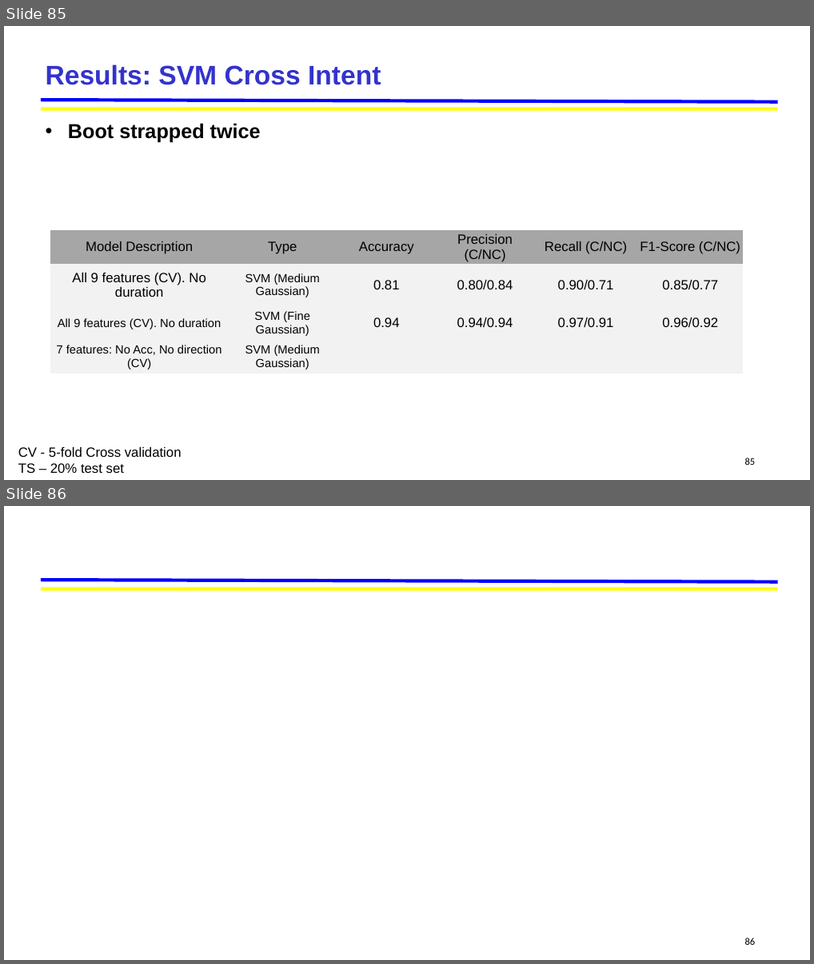
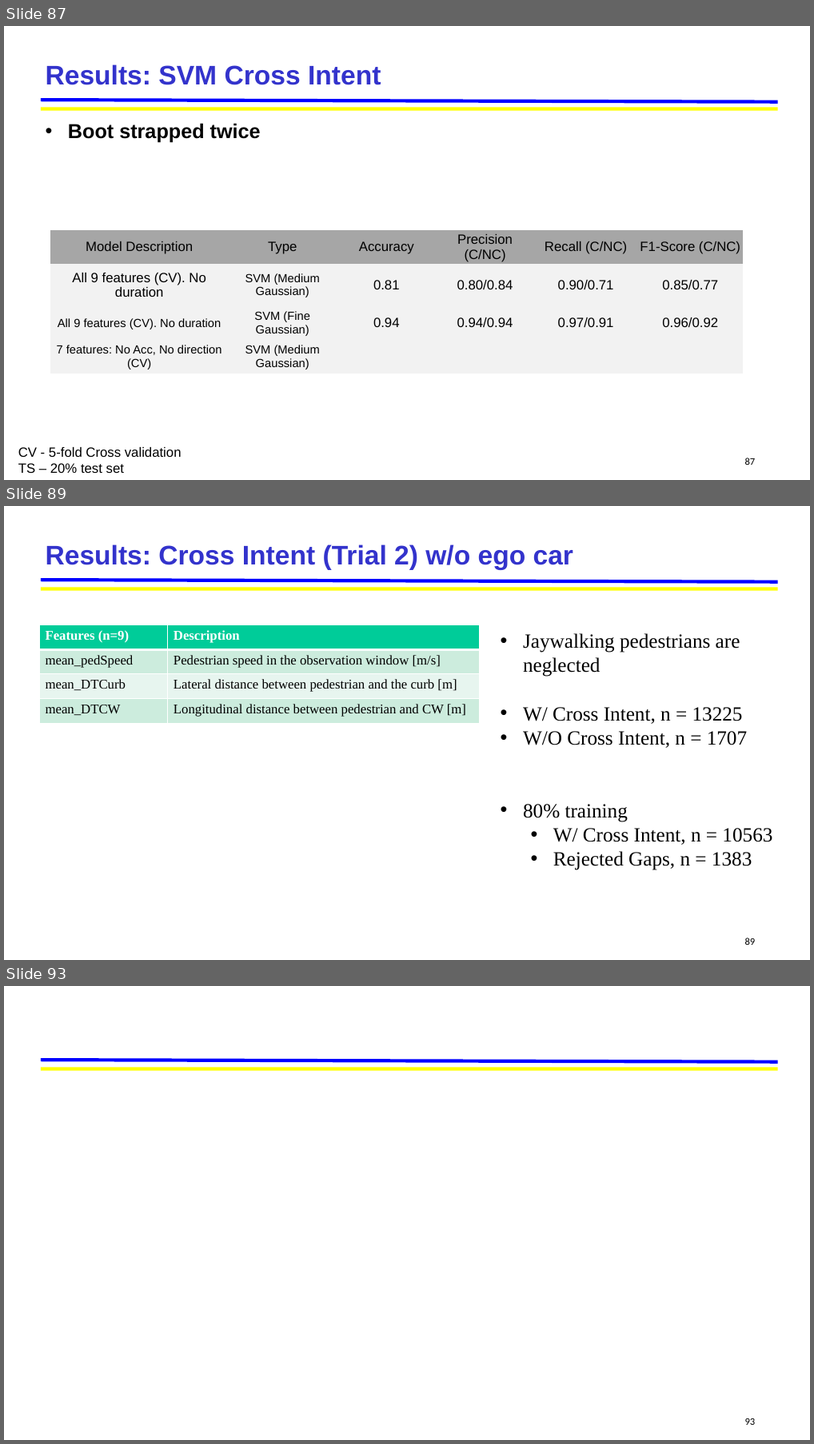
Before and after one commit to jskumaar/pedestrianHybridModel, a slide deck: Pedestrian_Hybrid_Model [Autosaved].pptx. Shown one above the other, each under a label of ours: slides 85 and 86 before the commit, slides 87, 89 and 93 after it; the slides between them are not shown. The pictures are 814x964 and 814x1444 pixels, drawn with LibreOffice and Linux fonts; fonts in the diff are those of the drawing; background and template pictures are left out. Boxes give left, top, right and bottom in pixels: in the first picture for what was removed or moved away, otherwise in the second. Text is boxed around its words. In the diff, an @@ line names an element or a change of style, - is before the commit and + after.

```diff
--- a/Pedestrian_Hybrid_Model [Autosaved].pptx
+++ b/Pedestrian_Hybrid_Model [Autosaved].pptx
@@ slide 89 added at (x1=4, y1=506, x2=810, y2=960), background #FFFFFF; not listed: 2 template elements that a slide beside it also shows @@
@@ title added at (x1=46, y1=544, x2=574, y2=570), 32 pt, text #3333CC, bold @@
+Results: Cross Intent (Trial 2) w/o ego car
@@ table added at (x1=39, y1=625, x2=479, y2=751), 4 rows, 2 columns @@
+Features (n=9) | Description
+mean_pedSpeed | Pedestrian speed in the observation window [m/s]
+mean_DTCurb | Lateral distance between pedestrian and the curb [m]
+mean_DTCW | Longitudinal distance between pedestrian and CW [m]
@@ text added at (x1=523, y1=633, x2=773, y2=870), 24 pt, text #000000 @@
+• Jaywalking pedestrians are neglected
+• W/ Cross Intent, n = 13225
+• W/O Cross Intent, n = 1707
+• 80% training
+  • W/ Cross Intent, n = 10563
+  • Rejected Gaps, n = 1383
@@ page number added at (x1=746, y1=937, x2=756, y2=944), 12 pt, text #000000 @@
+89
@@ what was slide 85 is now slide 87 @@
@@ page number at (x1=746, y1=457, x2=756, y2=464): text changed @@
-85
+87
@@ what was slide 86 is now slide 93 @@
@@ page number at (x1=746, y1=1418, x2=756, y2=1424): text changed @@
-86
+93
```
Also in this commit, not shown: 1 slide changed, 6 other slides added, 50 other files.
